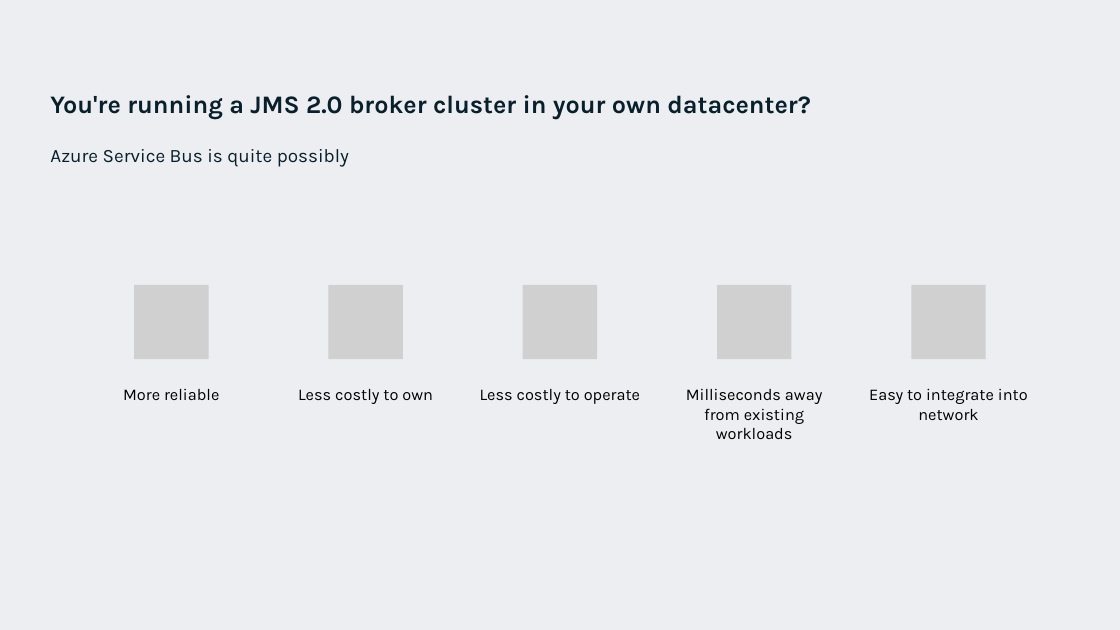
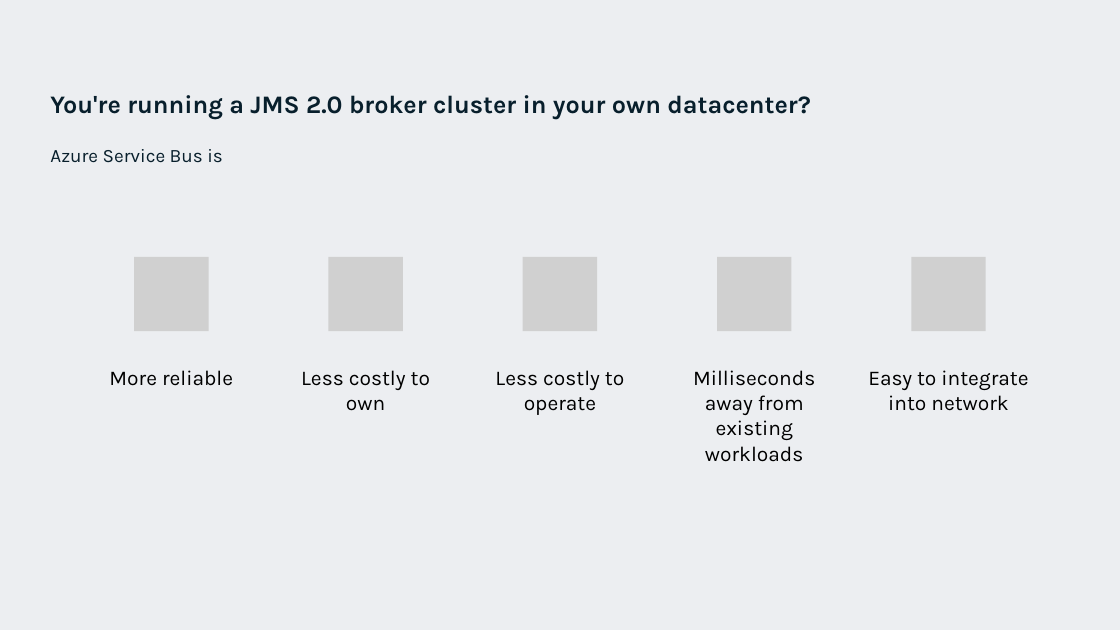
Before and after one commit to EldertGrootenboer/Migrating-your-messaging-workloads-to-the-Cloud-with-Azure-Service-Bus, a slide deck: slide 15 of Migrating your messaging workloads to the Cloud with Azure Service Bus.pptx (slide 14 before the commit). Drawn at 1120x630 pixels with LibreOffice and Linux fonts; fonts in the diff are those of the drawing; grey boxes stand for pictures; background and template pictures are left out. Boxes give left, top, right and bottom in pixels: in the first picture for what was removed or moved away, otherwise in the second. Text is boxed around its words. In the diff, an @@ line names an element or a change of style, - is before the commit and + after.

```diff
--- a/Migrating your messaging workloads to the Cloud with Azure Service Bus.pptx
+++ b/Migrating your messaging workloads to the Cloud with Azure Service Bus.pptx
@@ title at bbox=[50, 95, 810, 163]: text changed @@
-You're running a JMS 2.0 broker cluster in your own datacenter?
-Azure Service Bus is quite possibly
+You're running a JMS 2.0 broker cluster in your own datacenter?
+Azure Service Bus is
@@ picture: place and size @@
-picture at bbox=[523, 285, 597, 360]
+picture at bbox=[523, 257, 597, 332]
@@ group added at bbox=[134, 257, 986, 332]: 4 pictures @@
@@ group removed at bbox=[134, 285, 986, 360]: 4 pictures @@
@@ text "More reliable": place and size @@
-text "More reliable" at bbox=[123, 389, 219, 400]
+text "More reliable" at bbox=[109, 370, 233, 386]
@@ text "Less costly to own": place and size @@
-text "Less costly to own" at bbox=[298, 389, 433, 404]
+text "Less costly to own" at bbox=[301, 370, 430, 411]
@@ text "Less costly to operate": place and size @@
-text "Less costly to operate" at bbox=[480, 389, 640, 404]
+text "Less costly to operate" at bbox=[495, 370, 624, 415]
@@ text "Milliseconds away from existing workloads": place and size @@
-text "Milliseconds away from existing workloads" at bbox=[686, 389, 822, 439]
+text "Milliseconds away from existing workloads" at bbox=[693, 370, 815, 462]
@@ size 14 to 18 pt; more space between paragraphs in 5 elements at bbox=[109, 370, 233, 386], bbox=[301, 370, 430, 411], bbox=[495, 370, 624, 415], bbox=[693, 370, 815, 462], bbox=[868, 370, 1028, 411] @@
@@ text "Easy to integrate into network": place and size @@
-text "Easy to integrate into network" at bbox=[869, 388, 1028, 420]
+text "Easy to integrate into network" at bbox=[868, 370, 1028, 411]
```
Also in this commit, not shown: 6 other slides changed, 1 slide added, 3 other files.
